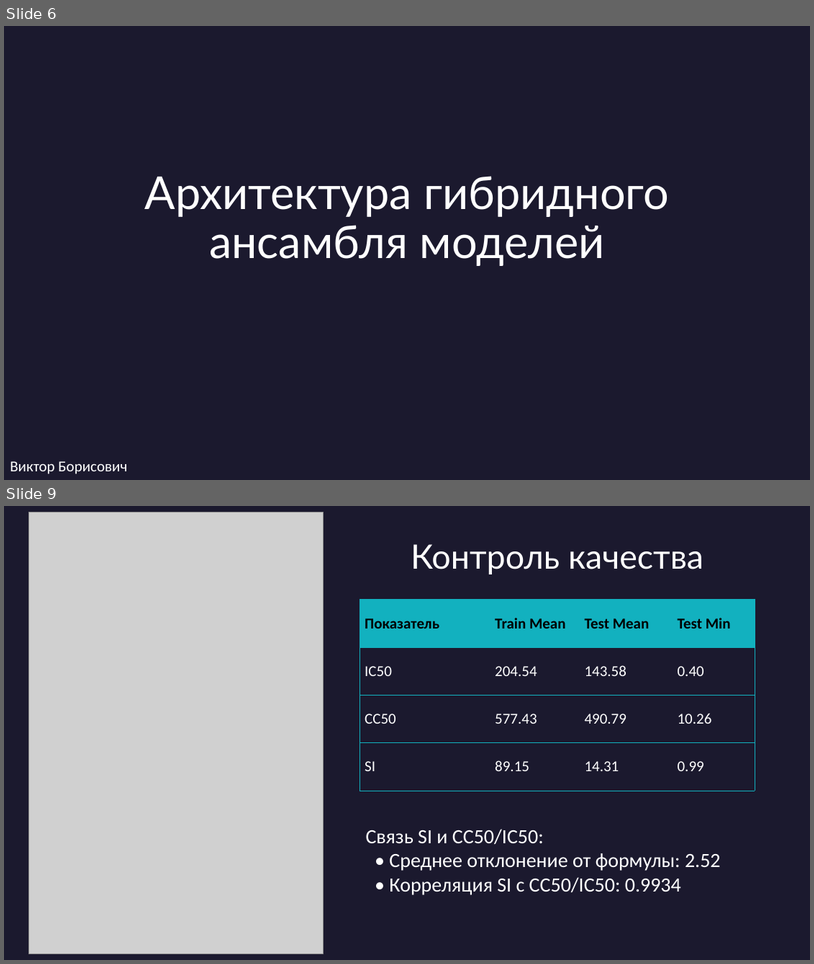
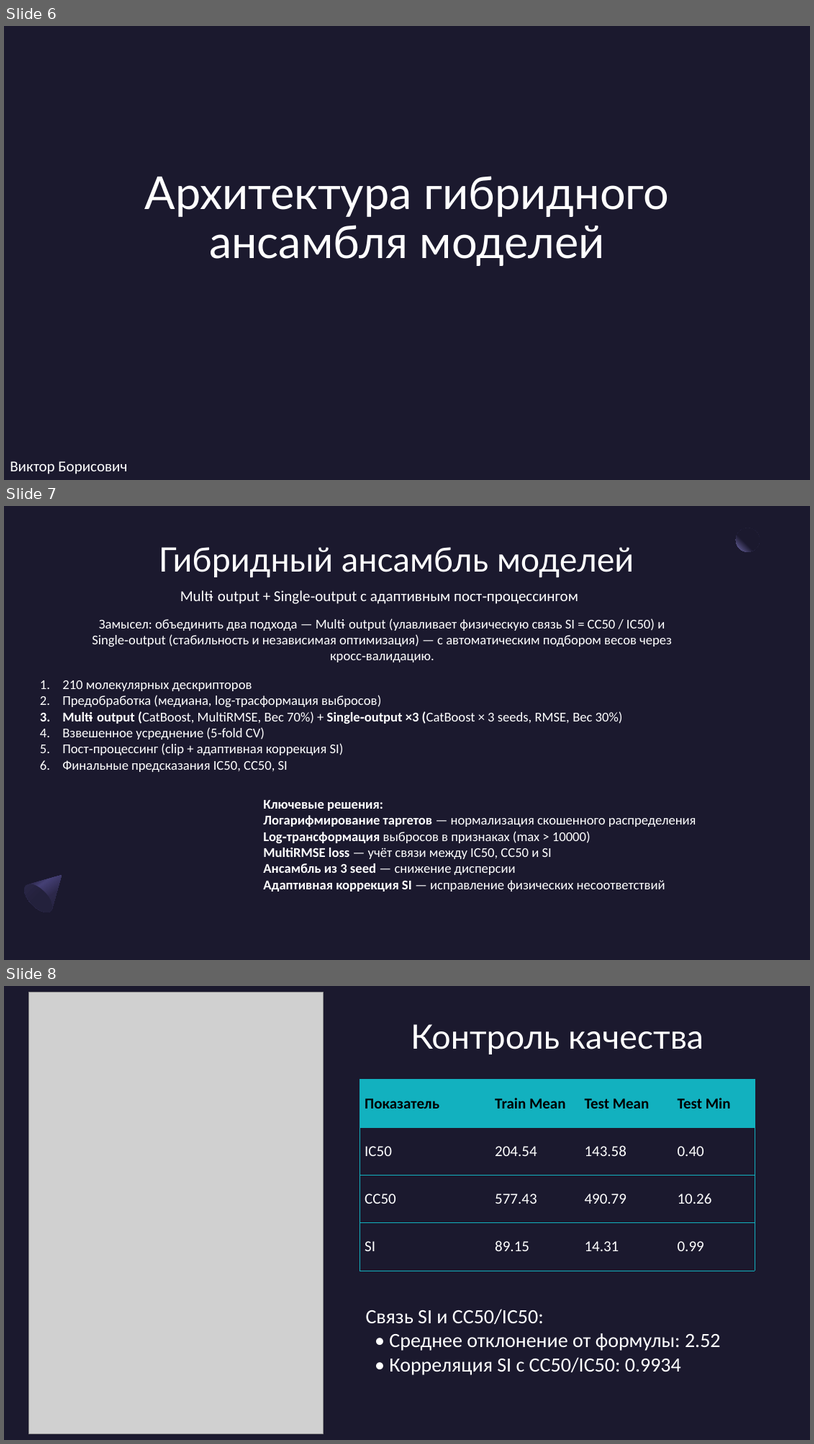
Before and after one commit to BorisBaNaNa/ChemAI-Predict-the-Cure, a slide deck: DPO Group 1 Presentation.pptx. Shown one above the other, each under a label of ours: slides 6 and 9 before the commit, slides 6, 7 and 8 after it; the slides between them are not shown. The pictures are 814x964 and 814x1444 pixels, drawn with LibreOffice and Linux fonts; fonts in the diff are those of the drawing; grey boxes stand for pictures; background and template pictures are left out. Boxes give left, top, right and bottom in pixels: in the first picture for what was removed or moved away, otherwise in the second. Text is boxed around its words. In the diff, an @@ line names an element or a change of style, - is before the commit and + after.

```diff
--- a/DPO Group 1 Presentation.pptx
+++ b/DPO Group 1 Presentation.pptx
@@ slide 7 added at (x1=4, y1=506, x2=810, y2=960), background #1B192E @@
@@ title added at (x1=159, y1=547, x2=634, y2=577), 40 pt, text #FFFFFF @@
+Гибридный ансамбль моделей
@@ ellipse added at (x1=736, y1=528, x2=760, y2=551), fill gradient #1B192E to #7771B2 @@
@@ text added at (x1=180, y1=590, x2=579, y2=604), 18 pt, text #FFFFFF @@
+Multi‑output + Single‑output с адаптивным пост‑процессингом
@@ text added at (x1=92, y1=618, x2=672, y2=662), 16 pt, text #FFFFFF @@
+Замысел: объединить два подхода — Multi‑output (улавливает физическую связь SI = CC50 / IC50) и Single‑output (стабильность и независимая оптимизация) — с автоматическим подбором весов через кросс‑валидацию.
@@ text added at (x1=62, y1=680, x2=623, y2=772), 16 pt, text #FFFFFF @@
+1. 210 молекулярных дескрипторов
+2. Предобработка (медиана, log-трасформация выбросов)
+3. Multi‑output (CatBoost, MultiRMSE, Вес 70%) + Single‑output ×3 (CatBoost × 3 seeds, RMSE, Вес 30%)
+4. Взвешенное усреднение (5‑fold CV)
+5. Пост‑процессинг (clip + адаптивная коррекция SI)
+6. Финальные предсказания IC50, CC50, SI
@@ text added at (x1=263, y1=800, x2=697, y2=891), 16 pt, text #FFFFFF @@
+Ключевые решения:
+Логарифмирование таргетов — нормализация скошенного распределения
+Log‑трансформация выбросов в признаках (max > 10000)
+MultiRMSE loss — учёт связи между IC50, CC50 и SI
+Ансамбль из 3 seed — снижение дисперсии
+Адаптивная коррекция SI — исправление физических несоответствий
@@ freeform shape added at (x1=19, y1=862, x2=74, y2=917), fill gradient #2C284A to #454075 to #1B192E @@
@@ ellipse added at (x1=19, y1=879, x2=57, y2=917), fill gradient #23213C to #2C284A @@
@@ what was slide 9 is now slide 8 @@
```
Also in this commit, not shown: 2 slides removed.
